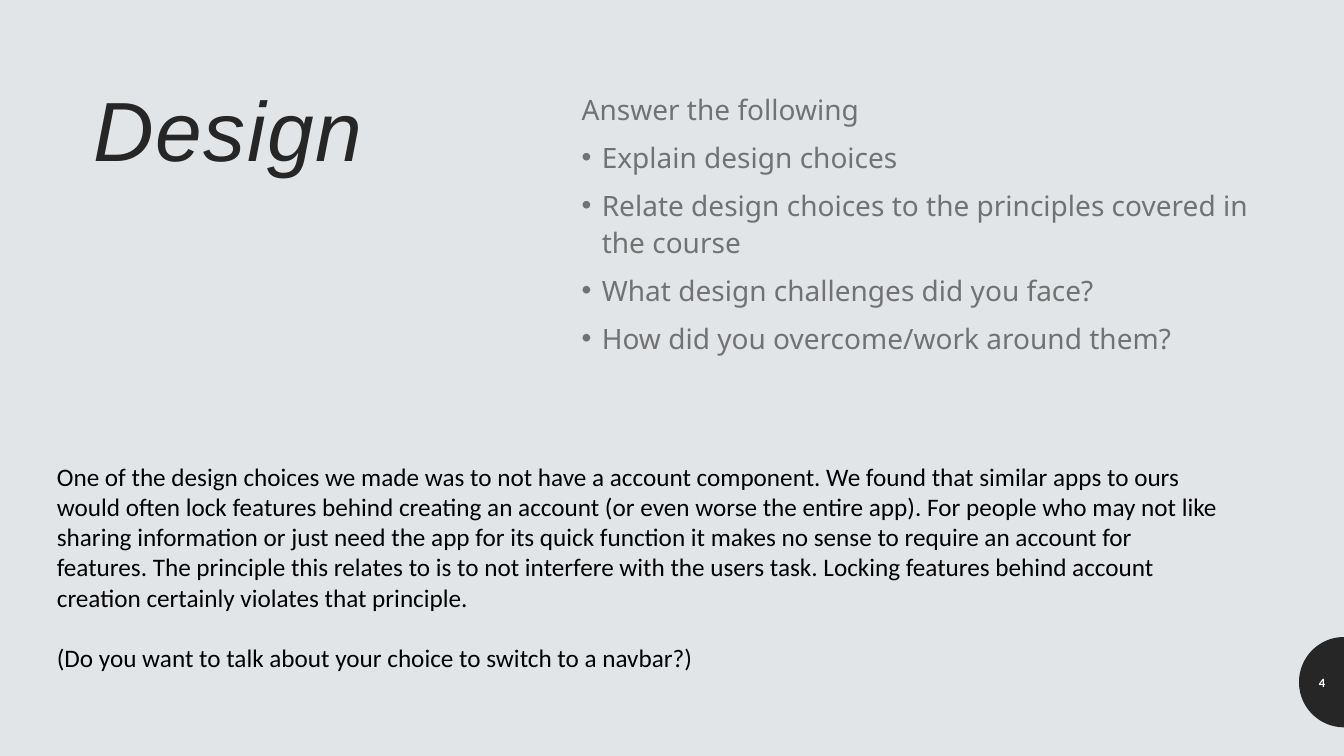
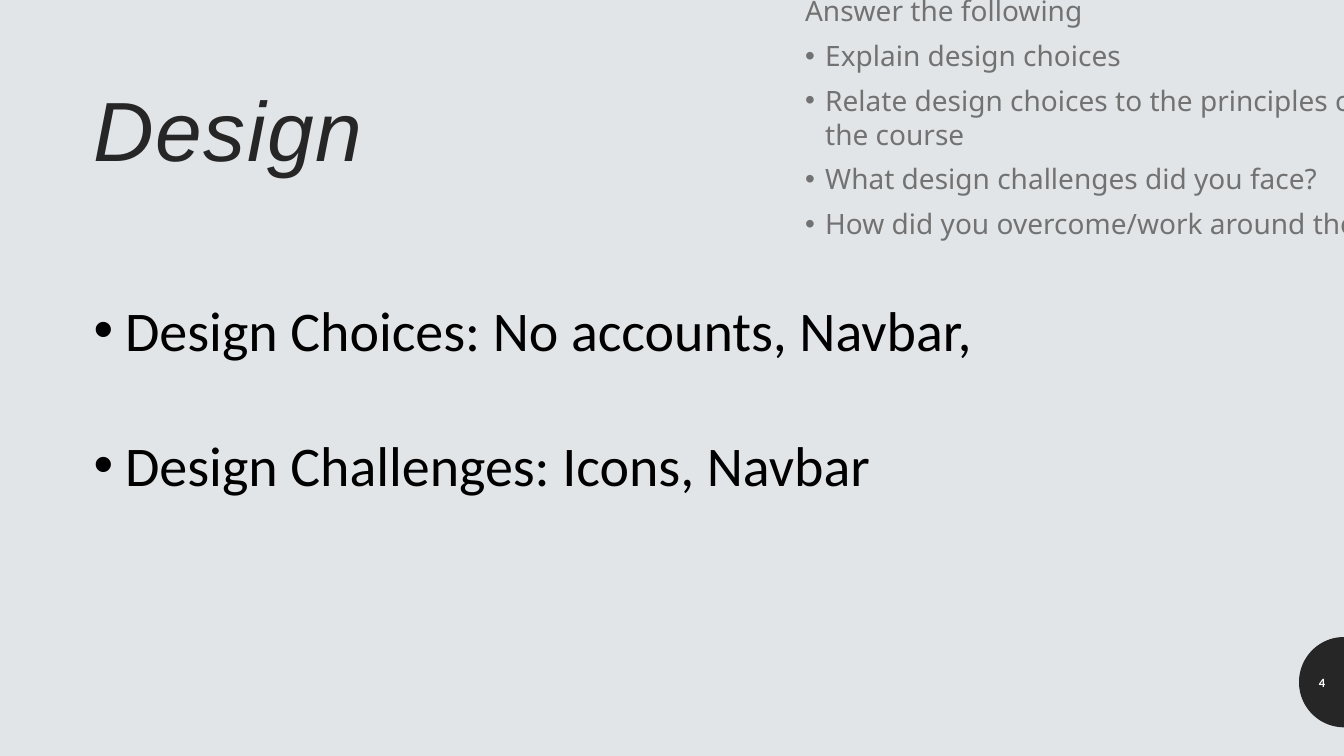
Before and after one commit to patrick-may/MapMyShopping-FlutterApp, a slide deck: slide 4 of presentables/MapMyShopping Presentation.pptx. Drawn at 1344x756 pixels with LibreOffice and Linux fonts; fonts in the diff are those of the drawing. Boxes give left, top, right and bottom in pixels: in the first picture for what was removed or moved away, otherwise in the second. Text is boxed around its words. In the diff, an @@ line names an element or a change of style, - is before the commit and + after.

Commit message:
Starter Presentation Text

```diff
--- a/presentables/MapMyShopping Presentation.pptx
+++ b/presentables/MapMyShopping Presentation.pptx
@@ text "Answer the following": place and size @@
-text "Answer the following" at (582,98,1248,356)
+text "Answer the following" at (805,0,1328,241)
@@ text "Answer the following" at (805,0,1328,241): line spacing 1.1 to 1 @@
@@ text added at (125,312,971,496), 40 pt, text #000000 @@
+• Design Choices: No accounts, Navbar,
+• Design Challenges: Icons, Navbar
@@ text removed at (57,468,1217,671) @@
-One of the design choices we made was to not have a account component. We found that similar apps to ours would often lock features behind creating an account (or even worse the entire app). For people who may not like sharing information or just need the app for its quick function it makes no sense to require an account for features. The principle this relates to is to not interfere with the users task. Locking features behind account creation certainly violates that principle.
-(Do you want to talk about your choice to switch to a navbar?)
```
Also in this commit, not shown: 2 other slides changed.
